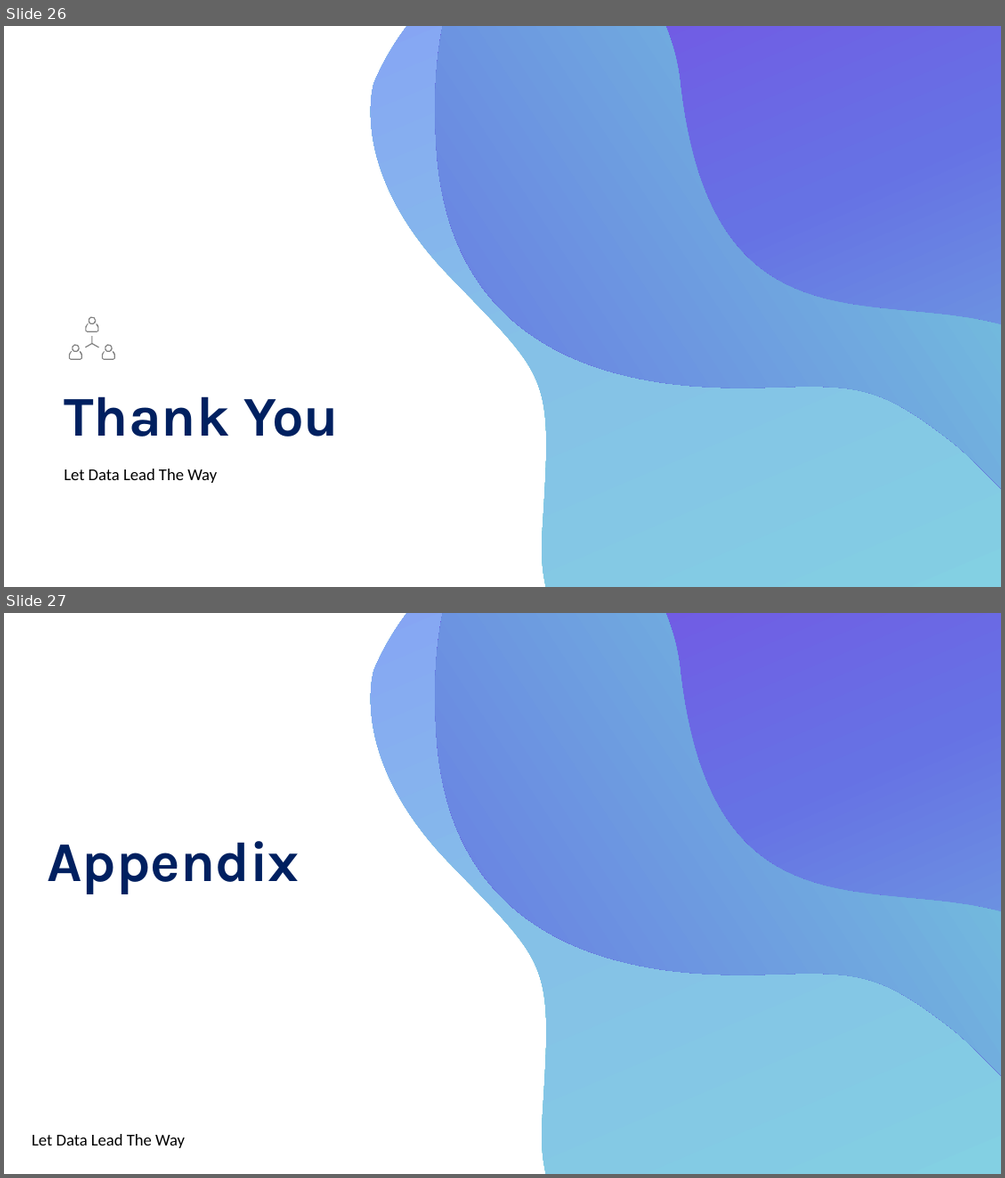
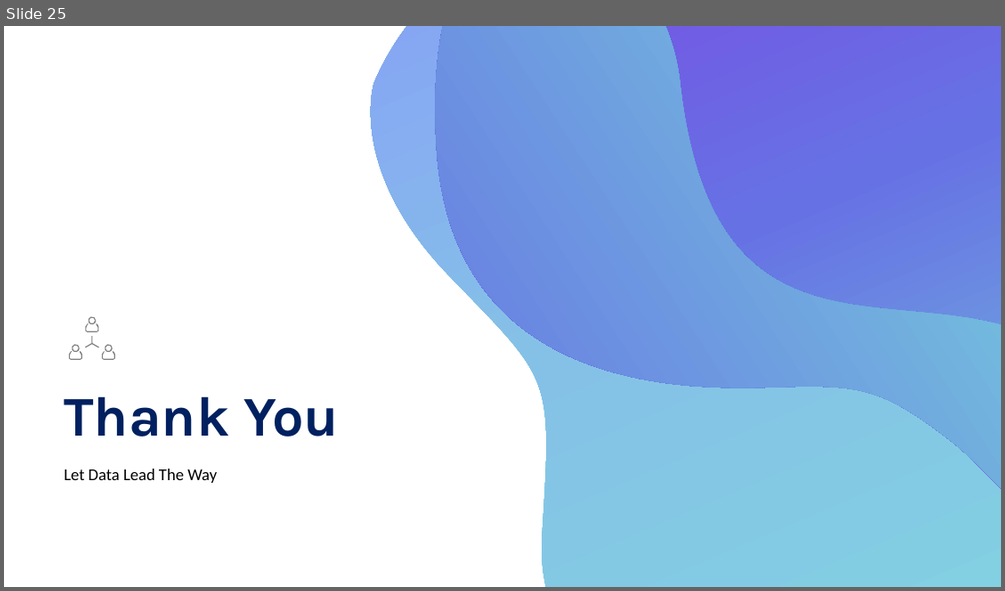
Before and after one commit to jeffleathMSDS/DDS_CaseStudy2, a slide deck: Target/DDSAnalytics_Fall2018.pptx. Shown one above the other, each under a label of ours: slides 26 and 27 before the commit, slide 25 after it. The pictures are 1005x1178 and 1005x591 pixels, drawn with LibreOffice and Linux fonts; fonts in the diff are those of the drawing. Boxes give left, top, right and bottom in pixels: in the first picture for what was removed or moved away, otherwise in the second. Text is boxed around its words. In the diff, an @@ line names an element or a change of style, - is before the commit and + after.

```diff
--- a/Target/DDSAnalytics_Fall2018.pptx
+++ b/Target/DDSAnalytics_Fall2018.pptx
@@ slide 27 removed at [4,613,1001,1174], background #FFFFFF @@
@@ freeform shape removed at [245,613,1001,1174] @@
@@ freeform shape removed at [274,613,1001,1174] @@
@@ freeform shape removed at [294,613,1001,1174] @@
@@ text removed at [47,841,299,894] @@
-Appendix
@@ text removed at [32,1134,185,1148] @@
-Let Data Lead The Way
@@ what was slide 26 is now slide 25 @@
```
Also in this commit, not shown: 1 slide changed, 1 slide added, 4 other slides removed.
